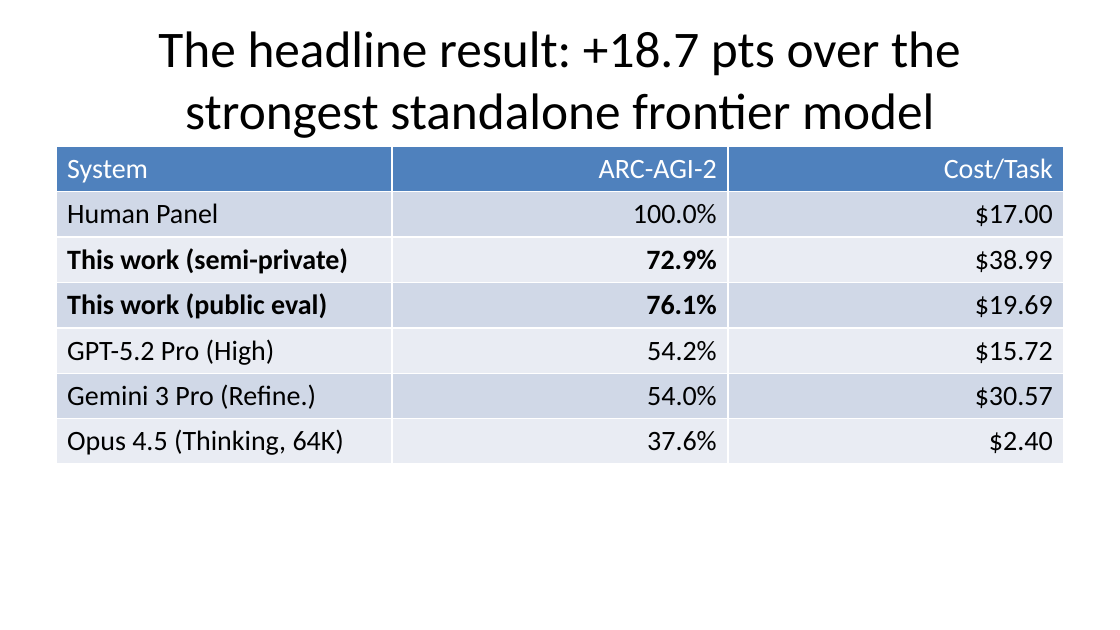
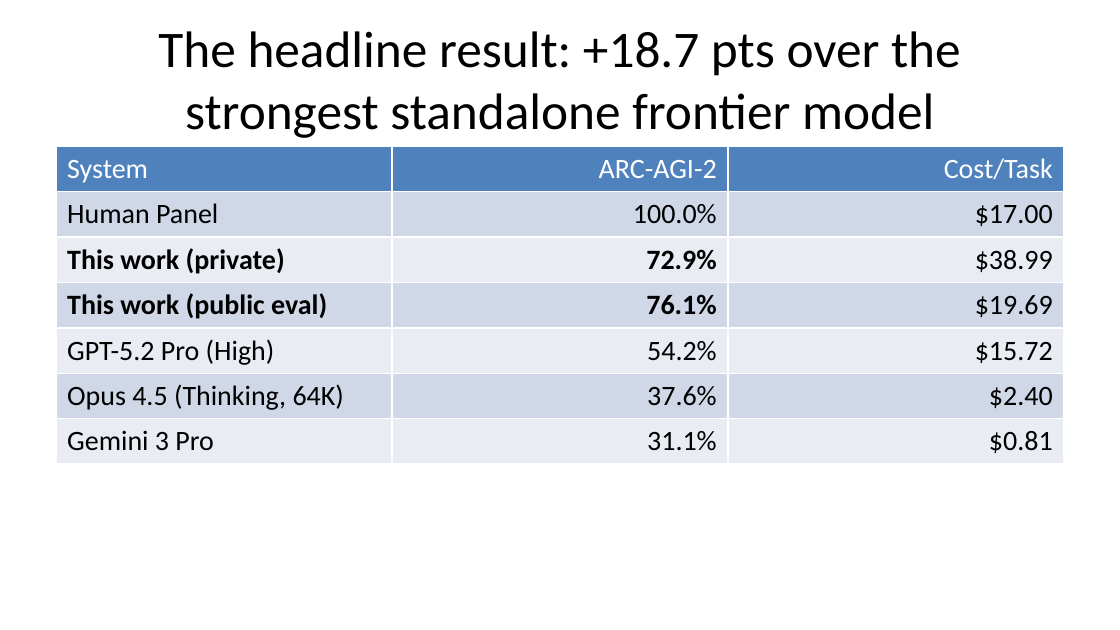
Before and after one commit to beetree/ARC-AGI, a slide deck: slide 4 of presentation/slides.pptx. Drawn at 1120x630 pixels with LibreOffice and Linux fonts; fonts in the diff are those of the drawing. Boxes give left, top, right and bottom in pixels: in the first picture for what was removed or moved away, otherwise in the second. Text is boxed around its words. In the diff, an @@ line names an element or a change of style, - is before the commit and + after.

```diff
--- a/presentation/slides.pptx
+++ b/presentation/slides.pptx
@@ table at (56,147,1064,562) @@
-row 3, column 1: This work (semi-private)
+row 3, column 1: This work (private)
-row 6: Gemini 3 Pro (Refine.) | 54.0% | $30.57
+row 7: Gemini 3 Pro | 31.1% | $0.81
```
Also in this commit, not shown: 11 other slides changed, 4 slides added, 9 other files.
